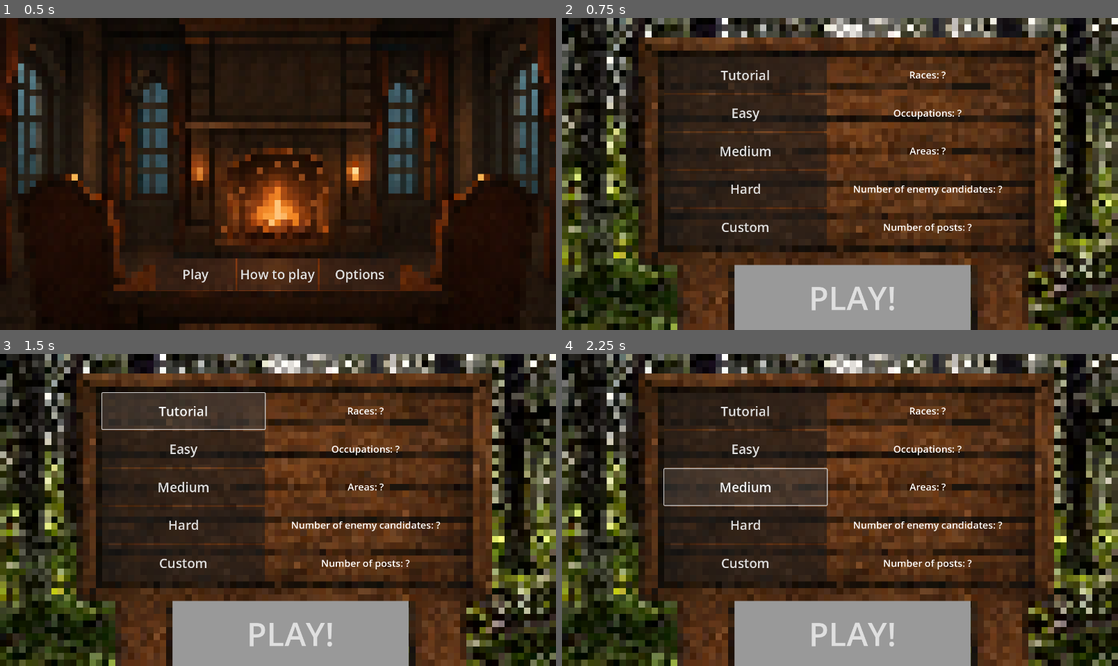
Above: before the commit, frames 1-4 (two rows, left to right).
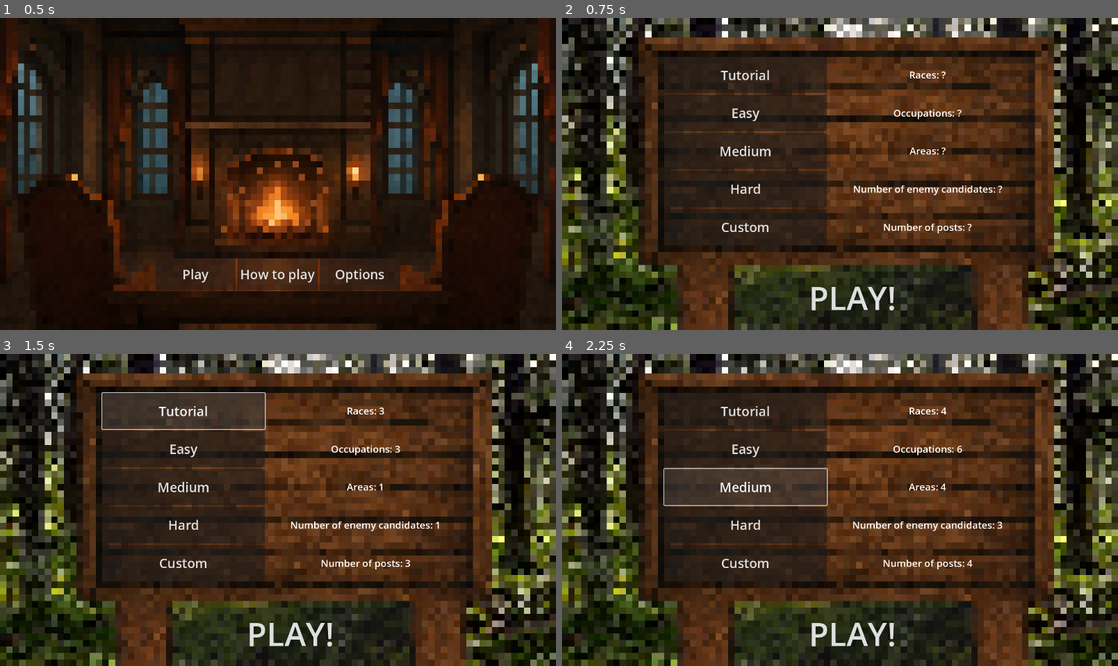
Above: after the commit, the same moments.

Repository: KonradKamilChwalowski/crowd-control-prot-1
Game: Godot game, scene res://Utilities/Population/population_manager.tscn
Same seed, same stepped clock (60 frames per second), same inputs: the game is played once before the commit and once after it.
Inputs:
- Up to frame 1 (0.5 s): no input
- Up to frame 2 (0.75 s): click "Play" at 0.5 s
- Up to frame 3 (1.5 s): click "Tutorial" at 1.25 s
- Up to frame 4 (2.25 s): click "Medium" at 2 s

Frame 1 is identical in both runs. In frame 2, 8.5% of the frame differs, in the area x 31-74%, y 79-100%; in frame 3, 9.3%; in frame 4, 9.3%, in the area x 31-80%, y 17-100%.

Commit message:
Add a lot

Diff:
--- a/Stages/GamePresettingsStage/game_presettings_stage.gd
+++ b/Stages/GamePresettingsStage/game_presettings_stage.gd
@@ -1,35 +1,52 @@
 extends Node2D
 
 @onready var play_button: Button = $"TextureRect/PlayButton"
+@onready var races_label: Label = $"TextureRect/Container/RacesLabel"
+@onready var work_label: Label = $"TextureRect/Container/WorkLabel"
+@onready var area_label: Label = $"TextureRect/Container/AreaLabel"
+@onready var other_candidates_label: Label = $"TextureRect/Container/OtherCandidatesLabel"
+@onready var post_number_label: Label = $"TextureRect/Container/PostsNumberLabel"
 
-var difficulty: bool = false
+var is_difficulty_choosen: bool = false
+
+func update_labels(diff_index: int) -> void:
+	races_label.text = "Races: " + str(game_manager.difficulty_settings[diff_index][0])
+	work_label.text = "Occupations: " + str(game_manager.difficulty_settings[diff_index][1])
+	area_label.text = "Areas: " + str(game_manager.difficulty_settings[diff_index][2])
+	other_candidates_label.text = "Number of enemy candidates: " + str(game_manager.difficulty_settings[diff_index][3])
+	post_number_label.text = "Number of posts: " + str(game_manager.difficulty_settings[diff_index][0])
 
 
 func _on_play_button_pressed() -> void:
-	if difficulty:
+	if is_difficulty_choosen:
 		game_manager.load_stage("game_stage")
 	else:
 		var stylebox = StyleBoxFlat.new()
 		stylebox.bg_color = Color(1.0, 0.0, 0.0, 0.5)
 		play_button.add_theme_stylebox_override("normal", stylebox)
 		play_button.add_theme_stylebox_override("hover", stylebox)
+		play_button.add_theme_stylebox_override("pressed", stylebox)
 
 
 func _on_tutorial_button_pressed() -> void:
-	difficulty = true
+	update_labels(0)
+	is_difficulty_choosen = true
 
 
 func _on_easy_button_pressed() -> void:
-	difficulty = true
+	update_labels(1)
+	is_difficulty_choosen = true
 
 
 func _on_medium_button_pressed() -> void:
-	difficulty = true
+	update_labels(2)
+	is_difficulty_choosen = true
 
 
 func _on_hard_button_pressed() -> void:
-	difficulty = true
+	update_labels(3)
+	is_difficulty_choosen = true
 
 
 func _on_custom_button_pressed() -> void:
-	difficulty = true
+	is_difficulty_choosen = true
--- a/Stages/GamePresettingsStage/game_presettings_stage.tscn
+++ b/Stages/GamePresettingsStage/game_presettings_stage.tscn
@@ -1,9 +1,7 @@
-[gd_scene load_steps=4 format=3 uid="uid://d1yts32yikwhe"]
+[gd_scene load_steps=3 format=3 uid="uid://d1yts32yikwhe"]
 
 [ext_resource type="Texture2D" uid="uid://caehbis511c5a" path="res://Stages/GamePresettingsStage/game_pressetings_stage_background.png" id="1_ou8ty"]
 [ext_resource type="Script" uid="uid://c5slywtthudl1" path="res://Stages/GamePresettingsStage/game_presettings_stage.gd" id="1_qhf8y"]
-
-[sub_resource type="StyleBoxFlat" id="StyleBoxFlat_qhf8y"]
 
 [node name="GamePresettingsStage" type="Node2D"]
 script = ExtResource("1_qhf8y")
@@ -20,7 +18,6 @@
 offset_right = 1004.0
 offset_bottom = 768.0
 theme_override_font_sizes/font_size = 80
-theme_override_styles/normal = SubResource("StyleBoxFlat_qhf8y")
 text = "PLAY!"
 
 [node name="HBoxContainer" type="VBoxContainer" parent="TextureRect"]
@@ -90,7 +87,7 @@
 horizontal_alignment = 1
 vertical_alignment = 1
 
-[node name="Area Label" type="Label" parent="TextureRect/Container"]
+[node name="AreaLabel" type="Label" parent="TextureRect/Container"]
 layout_mode = 2
 size_flags_horizontal = 3
 size_flags_vertical = 3
--- a/Utilities/GameManager/game_manager.gd
+++ b/Utilities/GameManager/game_manager.gd
@@ -7,6 +7,11 @@
 #var menu_howtoplay_stage := load("res://Stages/menu_howtoplay_stage.tscn")
 #var menu_options_stage := load("res://Stages/menu_options_stage.tscn")
 
+var difficulty_settings: Array = [
+	[3, 3, 1, 1, 6],
+	[4, 5, 3, 2, 9],
+	[4, 6, 4, 3, 12],
+	[6, 8, 6, 4, 15]]
 
 # Called when the node enters the scene tree for the first time.
 func _ready() -> void:
